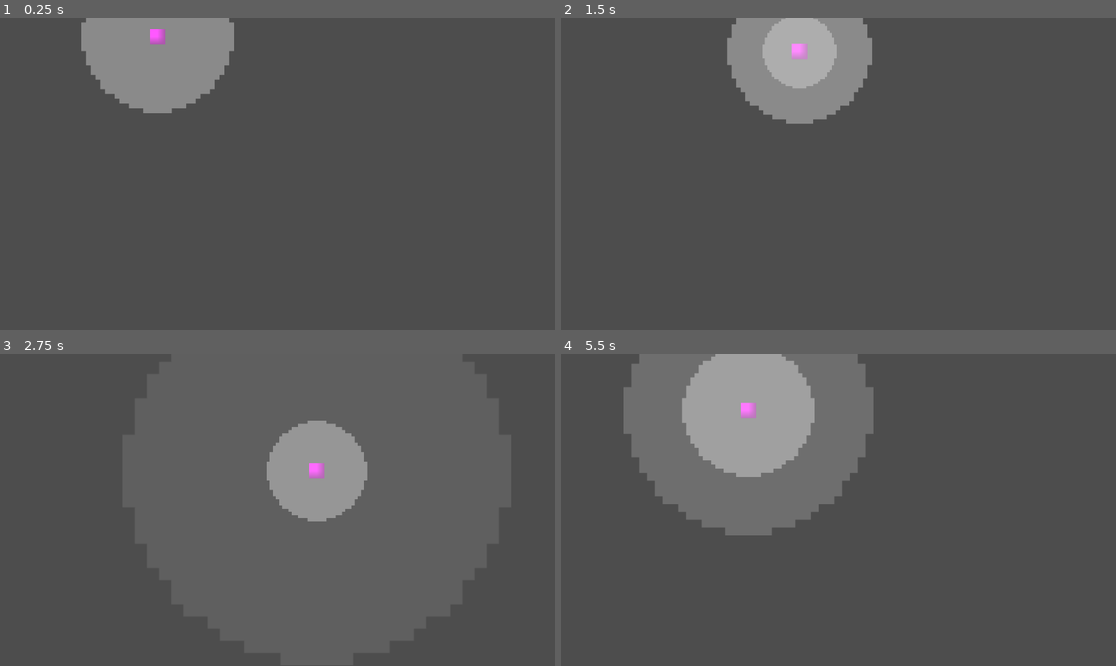
Above: before the commit, frames 1-4 (two rows, left to right).
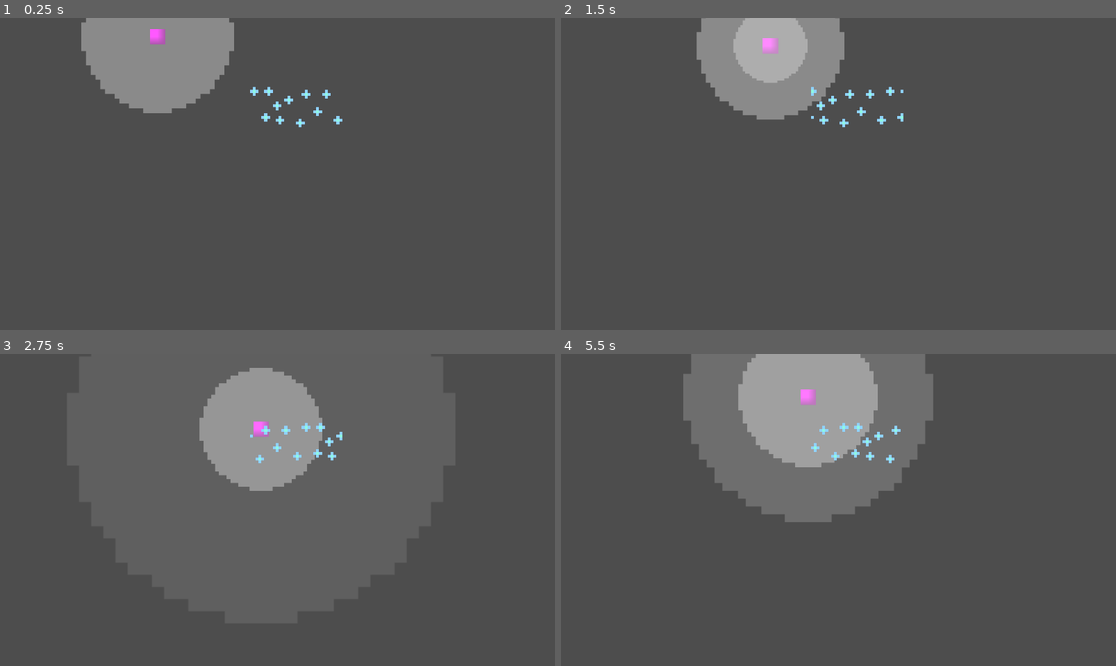
Above: after the commit, the same moments.

Repository: Meemog/LudumDare59
Game: Godot game, scene res://Scenes/main.tscn
The game is run twice, just before and just after one commit, with the same random seed, the same clock (stepped at 60 frames per second) and the same inputs.
Inputs:
- Up to frame 1 (0.25 s): no input
- Up to frame 2 (1.5 s): hold D (right) 0.53-1.28 s; hold Space (personal_sonar) 0.53-1.28 s; hold S (down) from 1.28 s (still down); tap Space (personal_sonar) at 1.35 s
- Up to frame 3 (2.75 s): release S (down) at 2.03 s; hold D (right) from 2.03 s (still down); hold Space (personal_sonar) from 2.03 s (still down)
- Up to frame 4 (5.5 s): release D (right) at 2.78 s; release Space (personal_sonar) at 2.78 s; hold W (up) 2.78-3.53 s; tap Space (personal_sonar) at 2.85, 4.35 s; hold Space (personal_sonar) 3.53-4.28 s; hold A (left) 3.53-5.03 s; hold S (down) from 5.03 s (still down); hold Space (personal_sonar) from 5.03 s (still down)

The runs differ from the first frame. In frame 1, 0.3% of the frame differs, in the area x 45-62%, y 22-36%; in frame 2, 6.2%; in frame 3, 8.5%; in frame 4, 20%, in the area x 11-68%, y 0-59%.

Commit message:
Added bubbles

Diff:
--- /dev/null
+++ b/Scenes/bubbles.gd
@@ -0,0 +1,23 @@
+extends Node2D
+
+@export var bubble_force: float = 70
+
+var _area: Area2D
+var _sprite: AnimatedSprite2D
+
+var player: CharacterBody2D
+
+# Misc physics
+var _tps_adjustment: float
+
+func _ready() -> void:
+    _area = $Area2D
+    _sprite = $Sprite
+    _sprite.play()
+
+func _physics_process(delta: float) -> void:
+    _tps_adjustment = Engine.physics_ticks_per_second * delta
+
+    if _area.get_overlapping_bodies().size() != 0:
+        player = _area.get_overlapping_bodies()[0]
+        player.velocity += (Vector2.RIGHT * bubble_force).rotated(rotation)
--- /dev/null
+++ b/Scenes/bubbles.tscn
@@ -0,0 +1,140 @@
+[gd_scene format=3 uid="uid://dki1bia61wip2"]
+
+[ext_resource type="Texture2D" uid="uid://bbwtrkgqlkqqi" path="res://Assets/Sprites/Bubble-Sheet.png" id="1_2ohvs"]
+[ext_resource type="Script" uid="uid://jegw7cwdy8ow" path="res://Scenes/bubbles.gd" id="1_urmec"]
+
+[sub_resource type="RectangleShape2D" id="RectangleShape2D_urmec"]
+size = Vector2(320, 140)
+
+[sub_resource type="AtlasTexture" id="AtlasTexture_moctl"]
+atlas = ExtResource("1_2ohvs")
+region = Rect2(0, 0, 320, 160)
+
+[sub_resource type="AtlasTexture" id="AtlasTexture_h23i6"]
+atlas = ExtResource("1_2ohvs")
+region = Rect2(320, 0, 320, 160)
+
+[sub_resource type="AtlasTexture" id="AtlasTexture_k8dq0"]
+atlas = ExtResource("1_2ohvs")
+region = Rect2(640, 0, 320, 160)
+
+[sub_resource type="AtlasTexture" id="AtlasTexture_v54si"]
+atlas = ExtResource("1_2ohvs")
+region = Rect2(960, 0, 320, 160)
+
+[sub_resource type="AtlasTexture" id="AtlasTexture_qt6i4"]
+atlas = ExtResource("1_2ohvs")
+region = Rect2(0, 160, 320, 160)
+
+[sub_resource type="AtlasTexture" id="AtlasTexture_y0hov"]
+atlas = ExtResource("1_2ohvs")
+region = Rect2(320, 160, 320, 160)
+
+[sub_resource type="AtlasTexture" id="AtlasTexture_7bi8d"]
+atlas = ExtResource("1_2ohvs")
+region = Rect2(640, 160, 320, 160)
+
+[sub_resource type="AtlasTexture" id="AtlasTexture_t6dee"]
+atlas = ExtResource("1_2ohvs")
+region = Rect2(960, 160, 320, 160)
+
+[sub_resource type="AtlasTexture" id="AtlasTexture_1cjg3"]
+atlas = ExtResource("1_2ohvs")
+region = Rect2(0, 320, 320, 160)
+
+[sub_resource type="AtlasTexture" id="AtlasTexture_kix0i"]
+atlas = ExtResource("1_2ohvs")
+region = Rect2(320, 320, 320, 160)
+
+[sub_resource type="AtlasTexture" id="AtlasTexture_kjwyr"]
+atlas = ExtResource("1_2ohvs")
+region = Rect2(640, 320, 320, 160)
+
+[sub_resource type="AtlasTexture" id="AtlasTexture_j0dv3"]
+atlas = ExtResource("1_2ohvs")
+region = Rect2(960, 320, 320, 160)
+
+[sub_resource type="AtlasTexture" id="AtlasTexture_ms1hx"]
+atlas = ExtResource("1_2ohvs")
+region = Rect2(0, 480, 320, 160)
+
+[sub_resource type="AtlasTexture" id="AtlasTexture_33qyt"]
+atlas = ExtResource("1_2ohvs")
+region = Rect2(320, 480, 320, 160)
+
+[sub_resource type="AtlasTexture" id="AtlasTexture_f2khw"]
+atlas = ExtResource("1_2ohvs")
+region = Rect2(640, 480, 320, 160)
+
+[sub_resource type="AtlasTexture" id="AtlasTexture_wi3rm"]
+atlas = ExtResource("1_2ohvs")
+region = Rect2(960, 480, 320, 160)
+
+[sub_resource type="SpriteFrames" id="SpriteFrames_ep02r"]
+animations = [{
+"frames": [{
+"duration": 1.0,
+"texture": SubResource("AtlasTexture_moctl")
+}, {
+"duration": 1.0,
+"texture": SubResource("AtlasTexture_h23i6")
+}, {
+"duration": 1.0,
+"texture": SubResource("AtlasTexture_k8dq0")
+}, {
+"duration": 1.0,
+"texture": SubResource("AtlasTexture_v54si")
+}, {
+"duration": 1.0,
+"texture": SubResource("AtlasTexture_qt6i4")
+}, {
+"duration": 1.0,
+"texture": SubResource("AtlasTexture_y0hov")
+}, {
+"duration": 1.0,
+"texture": SubResource("AtlasTexture_7bi8d")
+}, {
+"duration": 1.0,
+"texture": SubResource("AtlasTexture_t6dee")
+}, {
+"duration": 1.0,
+"texture": SubResource("AtlasTexture_1cjg3")
+}, {
+"duration": 1.0,
+"texture": SubResource("AtlasTexture_kix0i")
+}, {
+"duration": 1.0,
+"texture": SubResource("AtlasTexture_kjwyr")
+}, {
+"duration": 1.0,
+"texture": SubResource("AtlasTexture_j0dv3")
+}, {
+"duration": 1.0,
+"texture": SubResource("AtlasTexture_ms1hx")
+}, {
+"duration": 1.0,
+"texture": SubResource("AtlasTexture_33qyt")
+}, {
+"duration": 1.0,
+"texture": SubResource("AtlasTexture_f2khw")
+}, {
+"duration": 1.0,
+"texture": SubResource("AtlasTexture_wi3rm")
+}],
+"loop": true,
+"name": &"default",
+"speed": 10.0
+}]
+
+[node name="Bubbles" type="Node2D" unique_id=1341844542]
+script = ExtResource("1_urmec")
+
+[node name="Area2D" type="Area2D" parent="." unique_id=1371268744]
+collision_layer = 0
+
+[node name="CollisionShape2D" type="CollisionShape2D" parent="Area2D" unique_id=1067834417]
+shape = SubResource("RectangleShape2D_urmec")
+
+[node name="Sprite" type="AnimatedSprite2D" parent="." unique_id=1114422134]
+texture_filter = 1
+sprite_frames = SubResource("SpriteFrames_ep02r")
--- a/Scenes/main.tscn
+++ b/Scenes/main.tscn
@@ -1,12 +1,19 @@
 [gd_scene format=3 uid="uid://b45u0odr2ptkv"]
 
 [ext_resource type="PackedScene" uid="uid://bvl36w8yrs2e4" path="res://Scenes/player.tscn" id="1_jjgbg"]
+[ext_resource type="PackedScene" uid="uid://dki1bia61wip2" path="res://Scenes/bubbles.tscn" id="2_8gbba"]
 [ext_resource type="PackedScene" uid="uid://vtbmeiagl1st" path="res://Scenes/checkpoint.tscn" id="2_bo1nx"]
 
 [node name="Main" type="Node2D" unique_id=2099088848]
 
+[node name="Checkpoint" parent="." unique_id=1489703755 instance=ExtResource("2_bo1nx")]
+position = Vector2(539, 459)
+
 [node name="Player" parent="." unique_id=1356148789 instance=ExtResource("1_jjgbg")]
 position = Vector2(545, 65)
+soft_max_velocity = 200.0
+hard_max_velocity = 400.0
+acceleration = 30.0
 
-[node name="Checkpoint" parent="." unique_id=1489703755 instance=ExtResource("2_bo1nx")]
-position = Vector2(539, 459)
+[node name="Bubbles" parent="." unique_id=1341844542 instance=ExtResource("2_8gbba")]
+position = Vector2(1024, 309)
Binary file added: Assets/Sprites/Bubble-Sheet.png
Not shown, added: Assets/Sprites/Bubble-Sheet.png.import
Not shown, added: Scenes/bubbles.gd.uid
